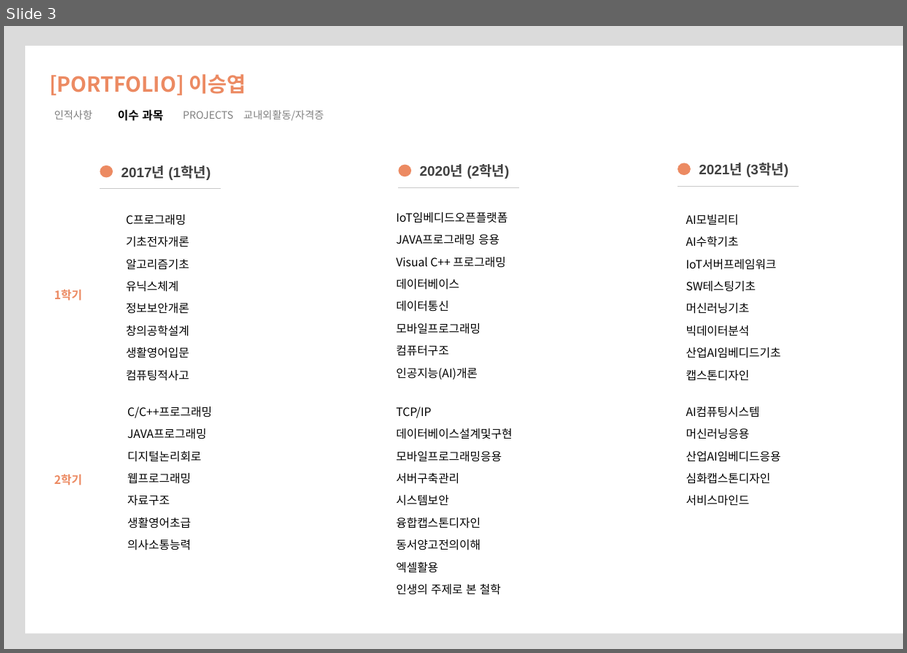
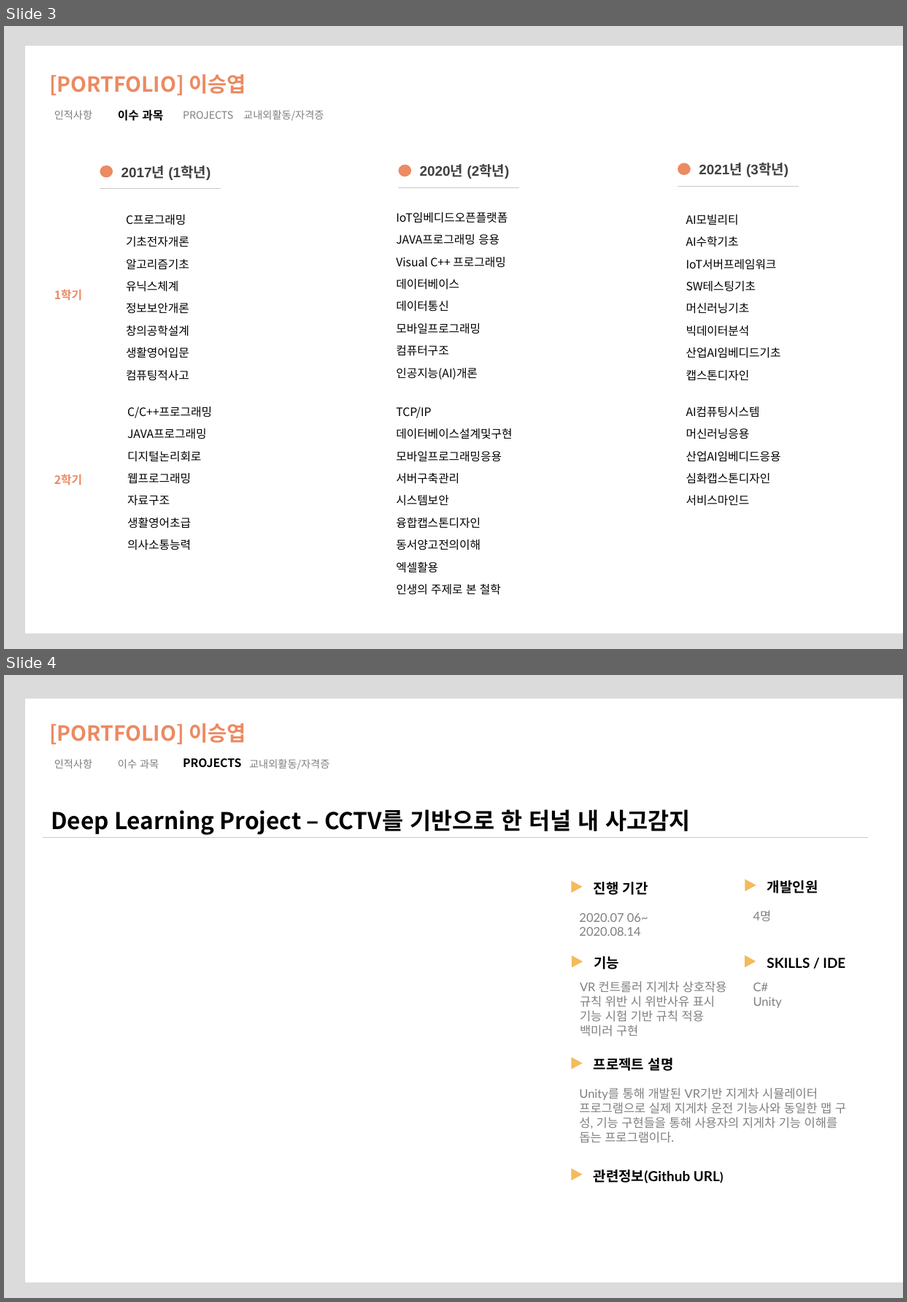
Before and after one commit to cxv963/PORTFOLIO, a slide deck: 이승엽 포트폴리오.pptx. Shown one above the other, each under a label of ours: slide 3 before the commit, slides 3 and 4 after it. The pictures are 907x653 and 907x1302 pixels, drawn with LibreOffice and Linux fonts; fonts in the diff are those of the drawing. Boxes give left, top, right and bottom in pixels: in the first picture for what was removed or moved away, otherwise in the second. Text is boxed around its words. In the diff, an @@ line names an element or a change of style, - is before the commit and + after.

Commit message:
Deep Learning Project

```diff
--- a/이승엽 포트폴리오.pptx
+++ b/이승엽 포트폴리오.pptx
@@ slide 4 added at <box>4,675,903,1298</box>, background #DBDBDB; not listed: 1 template element that a slide beside it also shows @@
@@ group added at <box>49,723,330,770</box>: 5 texts @@
+인적사항
+이수 과목
+PROJECTS
+교내외활동/자격증
+[PORTFOLIO] 이승엽
@@ text added at <box>51,809,691,835</box>, 20 pt, text #000000, bold @@
+Deep Learning Project – CCTV를 기반으로 한 터널 내 사고감지
@@ line added from (43, 838) to (868, 838), #C9C9C9 0.5 pt @@
@@ triangle added at <box>572,880,583,893</box>, fill #F4BA5B @@
@@ text added at <box>594,882,649,895</box>, 12 pt, text #000000, bold @@
+진행 기간
@@ triangle added at <box>746,879,757,891</box>, fill #F4BA5B @@
@@ text added at <box>768,880,819,893</box>, 12 pt, text #000000, bold @@
+개발인원
@@ text added at <box>579,913,649,936</box>, 10.5 pt, text #808080 @@
+2020.07 06~ 2020.08.14
@@ text added at <box>754,910,772,921</box>, 10.5 pt, text #808080 @@
+4명
@@ triangle added at <box>572,955,583,967</box>, fill #F4BA5B @@
@@ text added at <box>594,956,619,969</box>, 12 pt, text #000000, bold @@
+기능
@@ triangle added at <box>746,955,757,967</box>, fill #F4BA5B @@
@@ text added at <box>767,958,846,968</box>, 12 pt, text #000000, bold @@
+SKILLS / IDE
@@ text added at <box>580,981,727,1036</box>, 10.5 pt, text #808080 @@
+VR 컨트롤러 지게차 상호작용
+규칙 위반 시 위반사유 표시
+기능 시험 기반 규칙 적용
+백미러 구현
@@ text added at <box>754,982,782,1008</box>, 10.5 pt, text #808080 @@
+C#
+Unity
@@ triangle added at <box>572,1057,583,1069</box>, fill #F4BA5B @@
@@ text added at <box>594,1058,674,1071</box>, 12 pt, text #000000, bold @@
+프로젝트 설명
@@ text added at <box>579,1087,846,1142</box>, 10.5 pt, text #808080 @@
+Unity를 통해 개발된 VR기반 지게차 시뮬레이터 프로그램으로 실제 지게차 운전 기능사와 동일한 맵 구성, 기능 구현들을 통해 사용자의 지게차 기능 이해를 돕는 프로그램이다.
@@ triangle added at <box>572,1168,583,1180</box>, fill #F4BA5B @@
@@ text added at <box>594,1169,720,1183</box>, 12 pt, text #000000, bold @@
+관련정보(Github URL)
```
Also in this commit, not shown: 1 slide changed, 1 other slide added, 11 other files.
